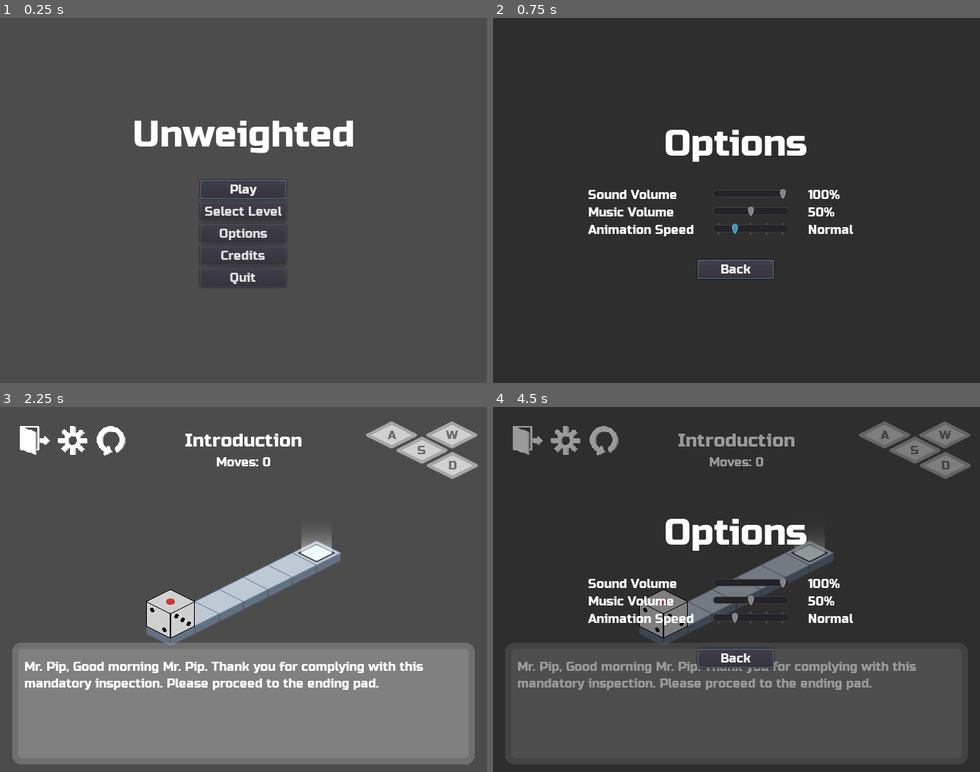
Above: before the commit, frames 1-4 (two rows, left to right).
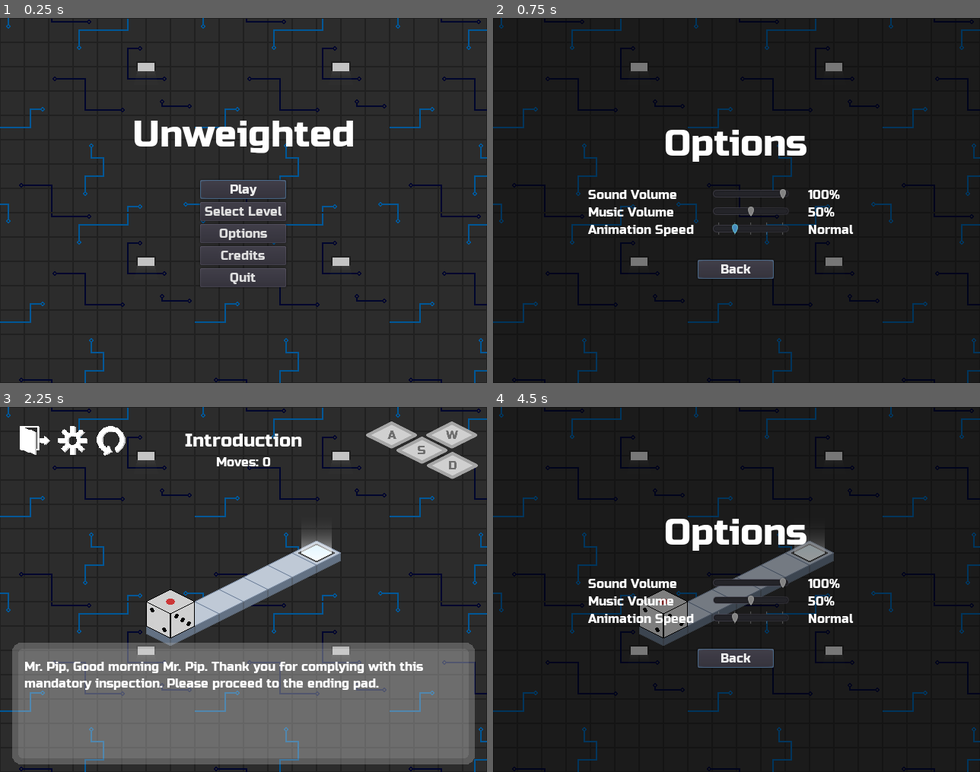
Above: after the commit, the same moments.

Repository: kdreese/gmtk-2022
Game: Godot game, scene res://src/states/Menu.tscn
Same seed, same stepped clock (60 frames per second), same inputs: the game is played once before the commit and once after it.
Inputs (mouse positions are in pixels of both pictures, inside the frame that each line leads up to):
- Up to frame 1 (0.25 s): no input
- Up to frame 2 (0.75 s): click "Options" at 0.5 s
- Up to frame 3 (2.25 s): click "Back" at 1.25 s; click "Play" at 2 s
- Up to frame 4 (4.5 s): click (527, 439) at 2.75 s; click "Play" at 3.5 s; click (566, 439) at 4.25 s

The runs differ from the first frame. In frame 1, 93% of the frame differs, in the area x 0-100%, y 0-100%; in frame 2, 14%; in frame 3, 66%; in frame 4, 43%.

Commit message:
Added background sprite, hide UI elements on pause.

Diff:
--- a/src/objects/Indicator.gd
+++ b/src/objects/Indicator.gd
@@ -31,6 +31,13 @@
 	$Sprite.hide()
 
 
+func show() -> void:
+	if get_parent().minimum_weight == 1 and get_parent().maximum_weight == 6:
+		return
+	$CenterContainer.show()
+	$Sprite.show()
+
+
 func generate_indicator_string() -> String:
 	var button = get_parent()
 	if button.minimum_weight == button.maximum_weight:
--- a/src/objects/Indicator.tscn
+++ b/src/objects/Indicator.tscn
@@ -8,7 +8,7 @@
 size = 32
 font_data = ExtResource( 2 )
 
-[node name="Indicator" type="Node2D"]
+[node name="Indicator" type="Node2D" groups=["UI Elements"]]
 z_index = 5
 script = ExtResource( 3 )
 
--- a/src/objects/LevelButton.gd
+++ b/src/objects/LevelButton.gd
@@ -31,7 +31,7 @@
 		return
 	var face_value = area.get_top_face_value()
 	if face_value >= minimum_weight and face_value <= maximum_weight:
-		$Indicator.hide()
+		remove_child($Indicator)
 		set_pressed()
 		emit_signal("button_pressed")
 		$PressedSound.play()
--- a/src/states/Game.gd
+++ b/src/states/Game.gd
@@ -38,6 +38,7 @@
 func _unhandled_input(event: InputEvent) -> void:
 	if event.is_action_pressed("escape"):
 		get_tree().paused = true
+		hide_ui()
 		$PauseMenu/ColorRect.show()
 		$PauseMenu/ColorRect/C/V/Buttons/ResumeButton.grab_focus()
 		get_tree().set_input_as_handled()
@@ -62,17 +63,38 @@
 	level.handle_player_move(grid_coords)
 
 
+func hide_ui():
+	$UI/Legend.hide()
+	$UI/H.hide()
+	$UI/V.hide()
+	$UI/Textbox.hide()
+	for element in get_tree().get_nodes_in_group("UI Elements"):
+		element.hide()
+
+
+func show_ui():
+	$UI/Legend.show()
+	$UI/H.show()
+	$UI/V.show()
+	if $UI/Textbox/MessageText.text != "":
+		$UI/Textbox.show()
+	for element in get_tree().get_nodes_in_group("UI Elements"):
+		element.show()
+
+
 func _on_LevelEnd_exit_reached_success(next_level_path: String):
 	get_tree().paused = true
 	$LevelComplete.update(next_level_path)
 	$LevelComplete/ColorRect.show()
-	$UI/Textbox.hide()
+	hide_ui()
+
 
 func _on_OptionsMenu_options_exited() -> void:
 	level.get_node("Player").update_animation_speed()
 	if options_return_to_game:
 		# We came from the game scene, so un-pause the game.
 		get_tree().paused = false
+		show_ui()
 	else:
 		$PauseMenu/ColorRect.show()
 		$PauseMenu/ColorRect/C/V/Buttons/OptionsButton.grab_focus()
@@ -87,6 +109,7 @@
 func _on_OptionsButton_pressed() -> void:
 	get_tree().paused = true
 	options_return_to_game = true
+	hide_ui()
 	$PauseMenu/OptionsMenu.show_menu()
 
 
--- a/src/states/Game.tscn
+++ b/src/states/Game.tscn
@@ -10,6 +10,7 @@
 [ext_resource path="res://assets/ui/restart_icon.png" type="Texture" id=8]
 [ext_resource path="res://assets/ui/exit_icon.png" type="Texture" id=9]
 [ext_resource path="res://assets/ui/options_icon.png" type="Texture" id=10]
+[ext_resource path="res://assets/tiles/background.png" type="Texture" id=11]
 
 [sub_resource type="DynamicFont" id=3]
 size = 24
@@ -273,6 +274,15 @@
 margin_right = 123.0
 margin_bottom = 83.0
 text = "Quit to Menu"
+
+[node name="Background" type="CanvasLayer" parent="."]
+layer = -1
+
+[node name="TextureRect" type="TextureRect" parent="Background"]
+anchor_right = 1.0
+anchor_bottom = 1.0
+texture = ExtResource( 11 )
+stretch_mode = 2
 
 [connection signal="pressed" from="UI/H/MenuButton" to="." method="_on_MenuButton_pressed"]
 [connection signal="pressed" from="UI/H/OptionsButton" to="." method="_on_OptionsButton_pressed"]
--- a/src/states/Menu.tscn
+++ b/src/states/Menu.tscn
@@ -1,10 +1,11 @@
-[gd_scene load_steps=7 format=2]
+[gd_scene load_steps=8 format=2]
 
 [ext_resource path="res://assets/ui/Russo_One.ttf" type="DynamicFontData" id=1]
 [ext_resource path="res://src/states/Menu.gd" type="Script" id=2]
 [ext_resource path="res://src/states/OptionsMenu.tscn" type="PackedScene" id=3]
 [ext_resource path="res://src/states/CreditsMenu.tscn" type="PackedScene" id=4]
 [ext_resource path="res://src/states/LevelSelect.tscn" type="PackedScene" id=5]
+[ext_resource path="res://assets/tiles/background.png" type="Texture" id=6]
 
 [sub_resource type="DynamicFont" id=1]
 size = 48
@@ -75,6 +76,15 @@
 [node name="LevelSelect" parent="Canvas" instance=ExtResource( 5 )]
 visible = false
 
+[node name="Background" type="CanvasLayer" parent="."]
+layer = -1
+
+[node name="TextureRect" type="TextureRect" parent="Background"]
+anchor_right = 1.0
+anchor_bottom = 1.0
+texture = ExtResource( 6 )
+stretch_mode = 2
+
 [connection signal="pressed" from="V/Buttons/PlayButton" to="." method="_on_PlayButton_pressed"]
 [connection signal="pressed" from="V/Buttons/LevelSelectButton" to="." method="_on_LevelSelectButton_pressed"]
 [connection signal="pressed" from="V/Buttons/OptionsButton" to="." method="_on_OptionsButton_pressed"]
--- a/src/states/PauseMenu.gd
+++ b/src/states/PauseMenu.gd
@@ -19,6 +19,7 @@
 func _on_ResumeButton_pressed() -> void:
 	get_tree().paused = false
 	$ColorRect.hide()
+	get_parent().show_ui()
 
 
 func _on_RestartButton_pressed() -> void:
Binary file added: assets/tiles/background.png
Not shown, added: assets/tiles/background.png.import
Not shown: 1 places in src/states/Game.tscn that only renumber resources
